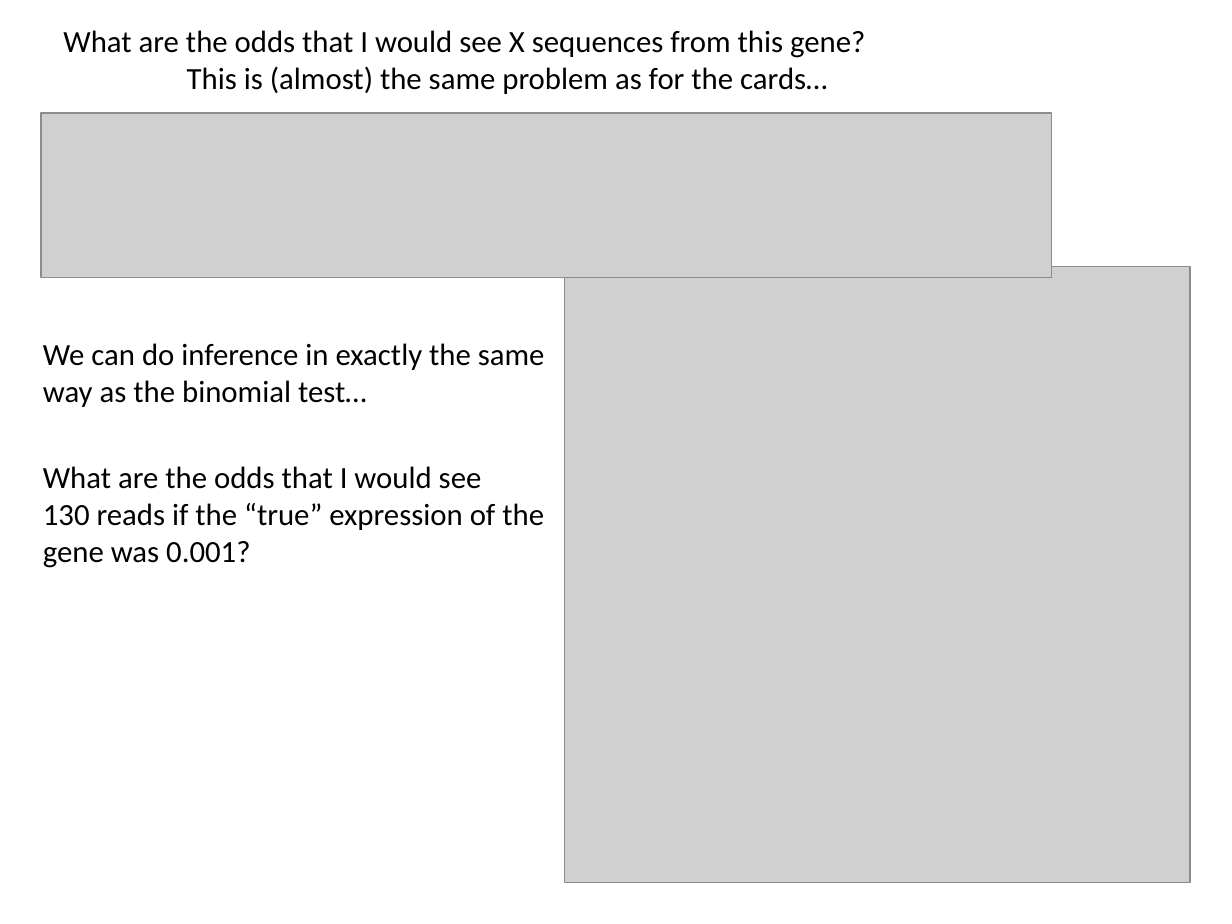
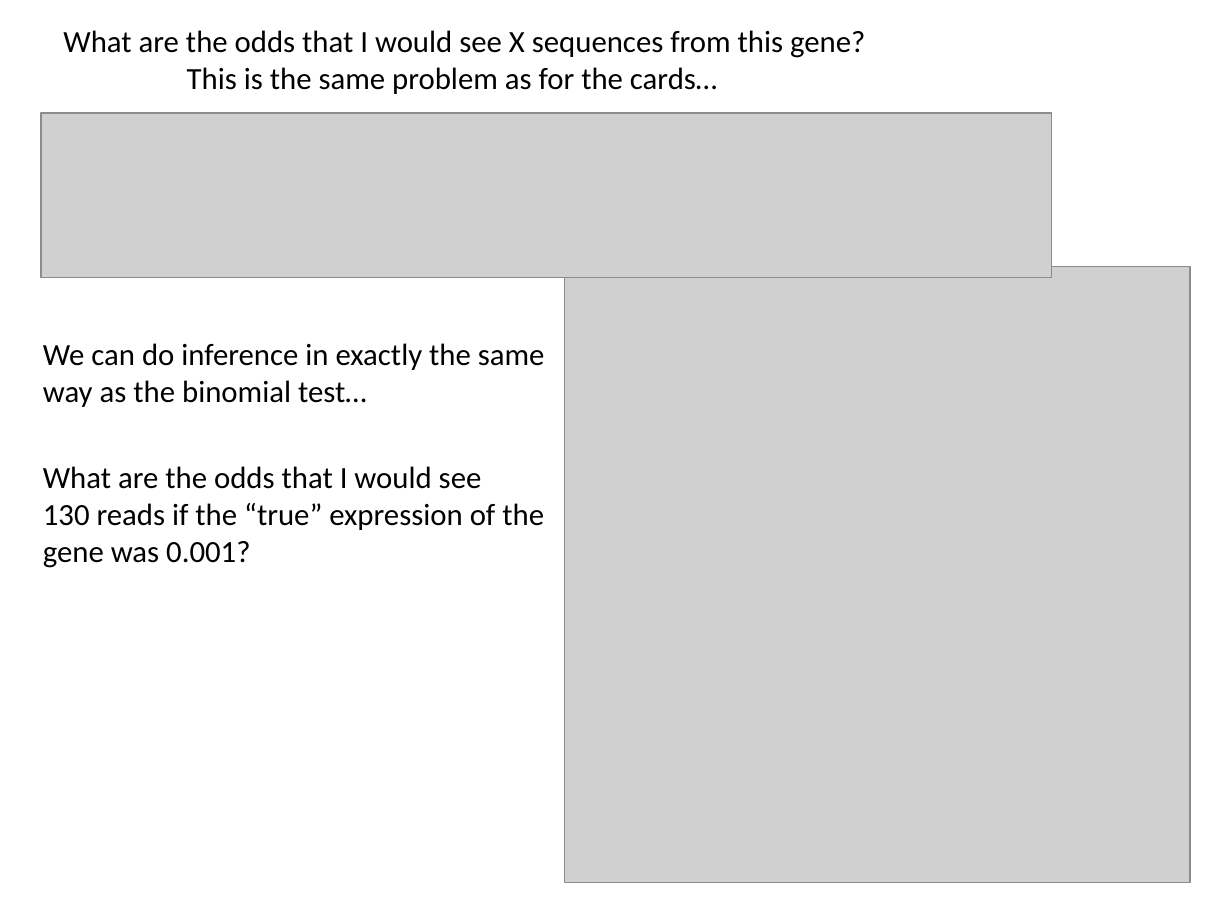
Before and after one commit to afodor/afodor.github.io, a slide deck: slide 30 of classes/stats2015/Lecture7.pptx (slide 31 before the commit). Drawn at 1232x924 pixels with LibreOffice and Linux fonts; fonts in the diff are those of the drawing; grey boxes stand for pictures. Boxes give left, top, right and bottom in pixels: in the first picture for what was removed or moved away, otherwise in the second. Text is boxed around its words. In the diff, an @@ line names an element or a change of style, - is before the commit and + after.

```diff
--- a/classes/stats2015/Lecture7.pptx
+++ b/classes/stats2015/Lecture7.pptx
@@ text at [187,67,717,94]: text changed @@
-This is (almost) the same problem as for the cards…
+This is the same problem as for the cards…
```
Also in this commit, not shown: 6 other slides changed, 1 slide added, 3 slides removed.
